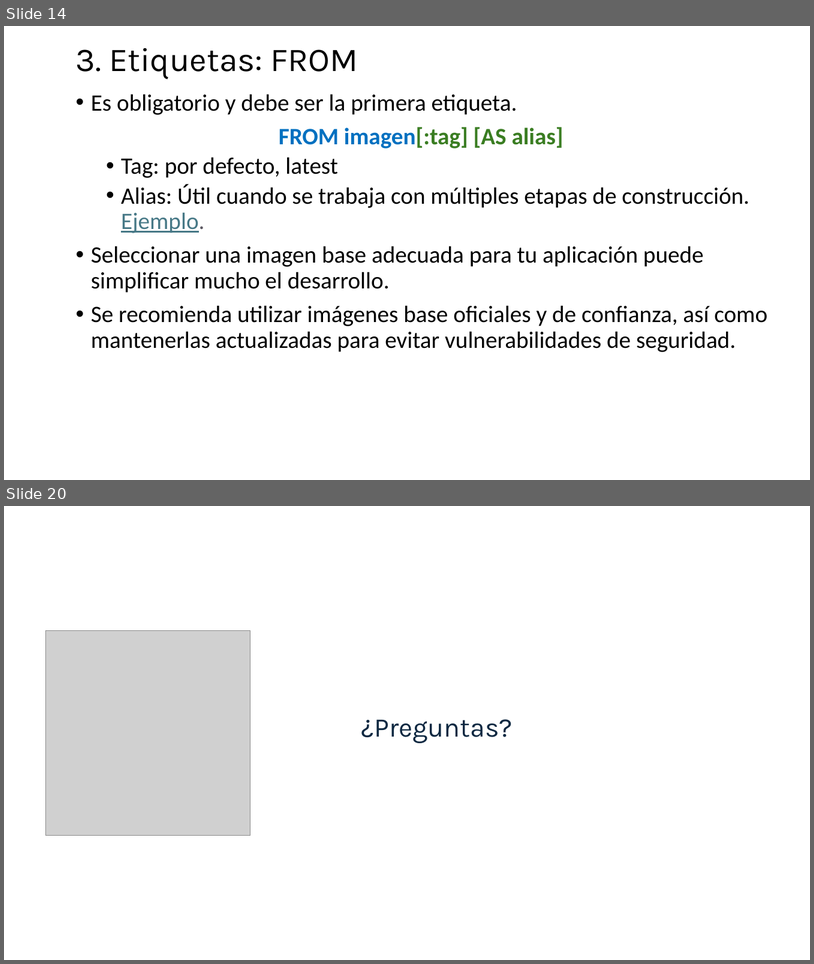
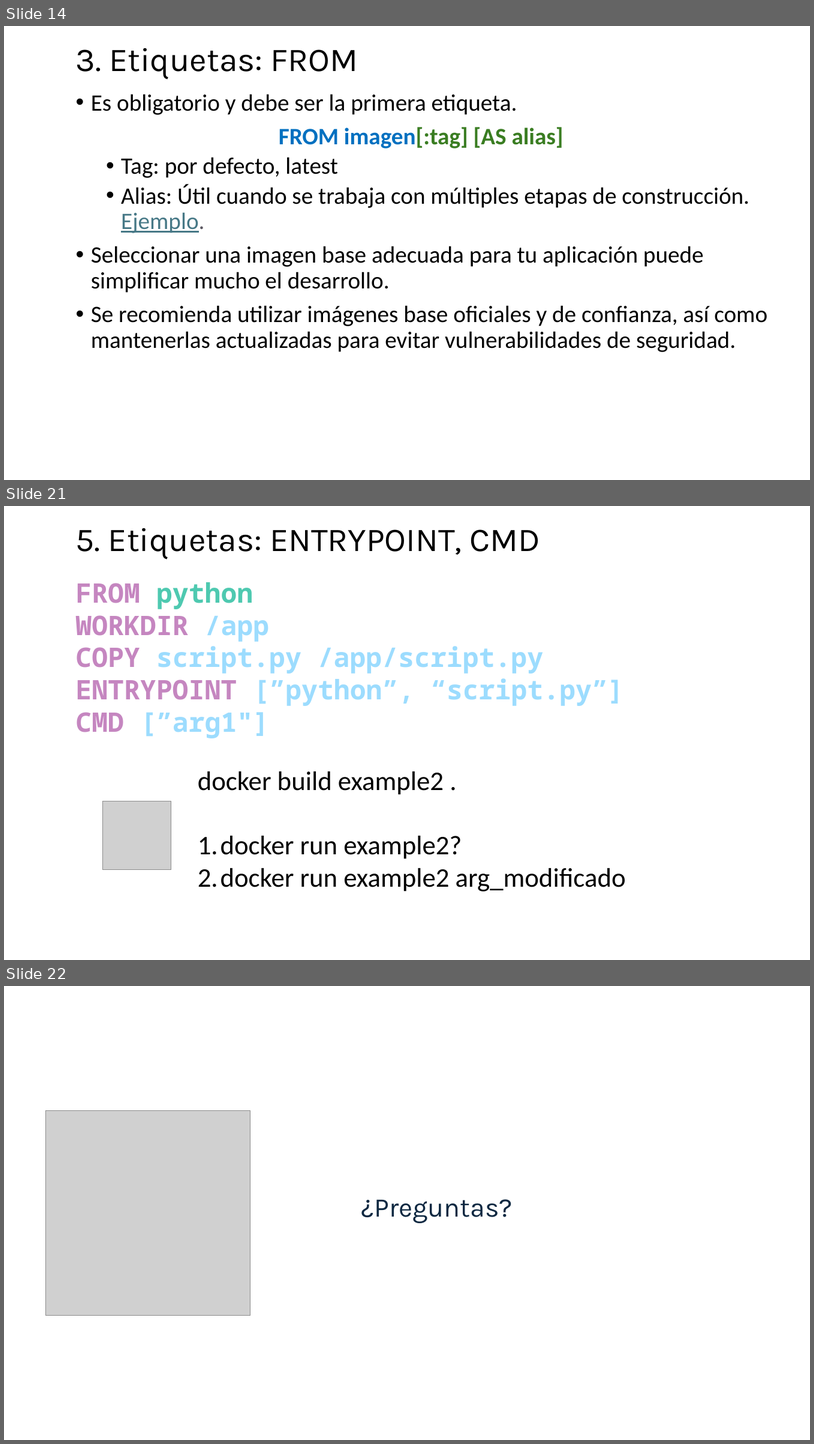
Before and after one commit to jpaniorte/docker25, a slide deck: ppt/3_Dockerfile.pptx. Shown one above the other, each under a label of ours: slides 14 and 20 before the commit, slides 14, 21 and 22 after it; the slides between them are not shown. The pictures are 814x964 and 814x1444 pixels, drawn with LibreOffice and Linux fonts; fonts in the diff are those of the drawing; grey boxes stand for pictures. Boxes give left, top, right and bottom in pixels: in the first picture for what was removed or moved away, otherwise in the second. Text is boxed around its words. In the diff, an @@ line names an element or a change of style, - is before the commit and + after.

```diff
--- a/ppt/3_Dockerfile.pptx
+++ b/ppt/3_Dockerfile.pptx
@@ slide 21 added at (4,506,810,960), background #FFFFFF @@
@@ text added at (76,528,541,559), 39.6 pt, text #000000 @@
+5. Etiquetas: ENTRYPOINT, CMD
@@ text added at (75,582,624,738), 32 pt, text #9CDCFE, bold @@
+FROM python
+WORKDIR /app
+COPY script.py /app/script.py
+ENTRYPOINT [”python”, “script.py”]
+CMD [”arg1"]
@@ text added at (198,771,626,891), 32 pt, text #000000 @@
+docker build example2 .
+1. docker run example2?
+2. docker run example2 arg_modificado
@@ picture added at (102,801,171,870) @@
@@ what was slide 20 is now slide 22 @@
```
Also in this commit, not shown: 6 slides changed, 12 other slides added, 7 slides removed, 3 other files.
